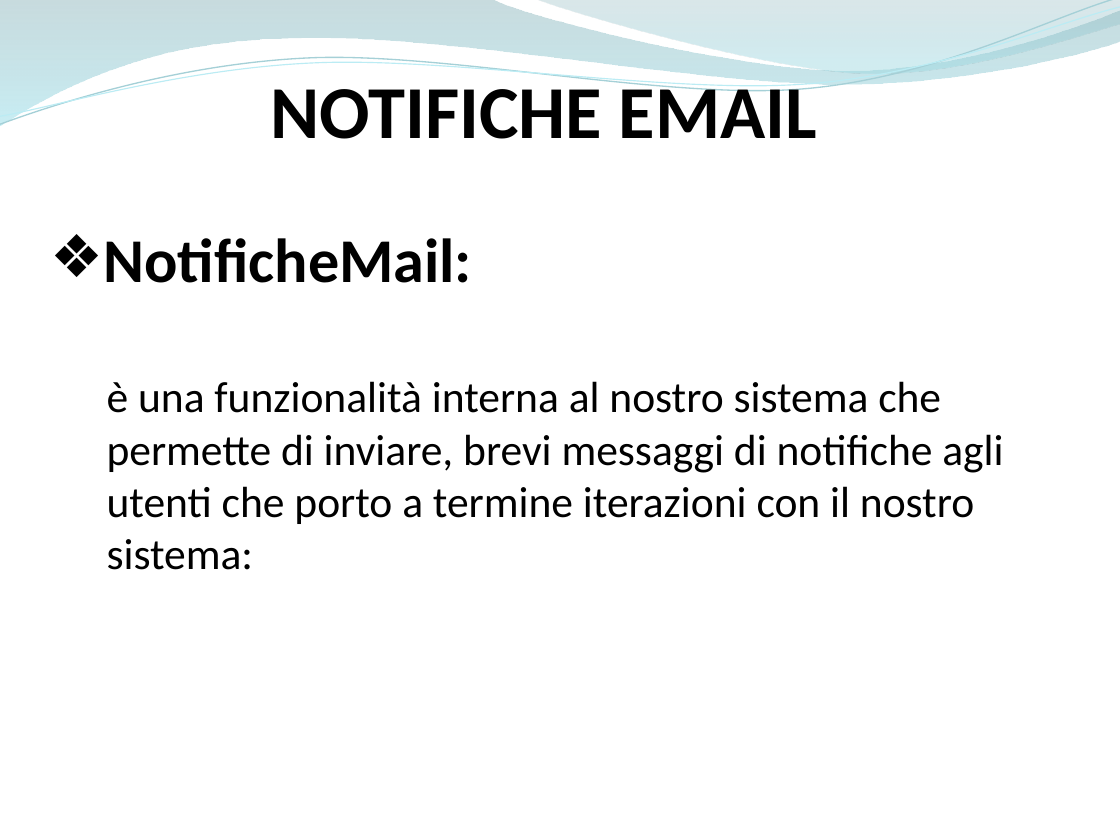
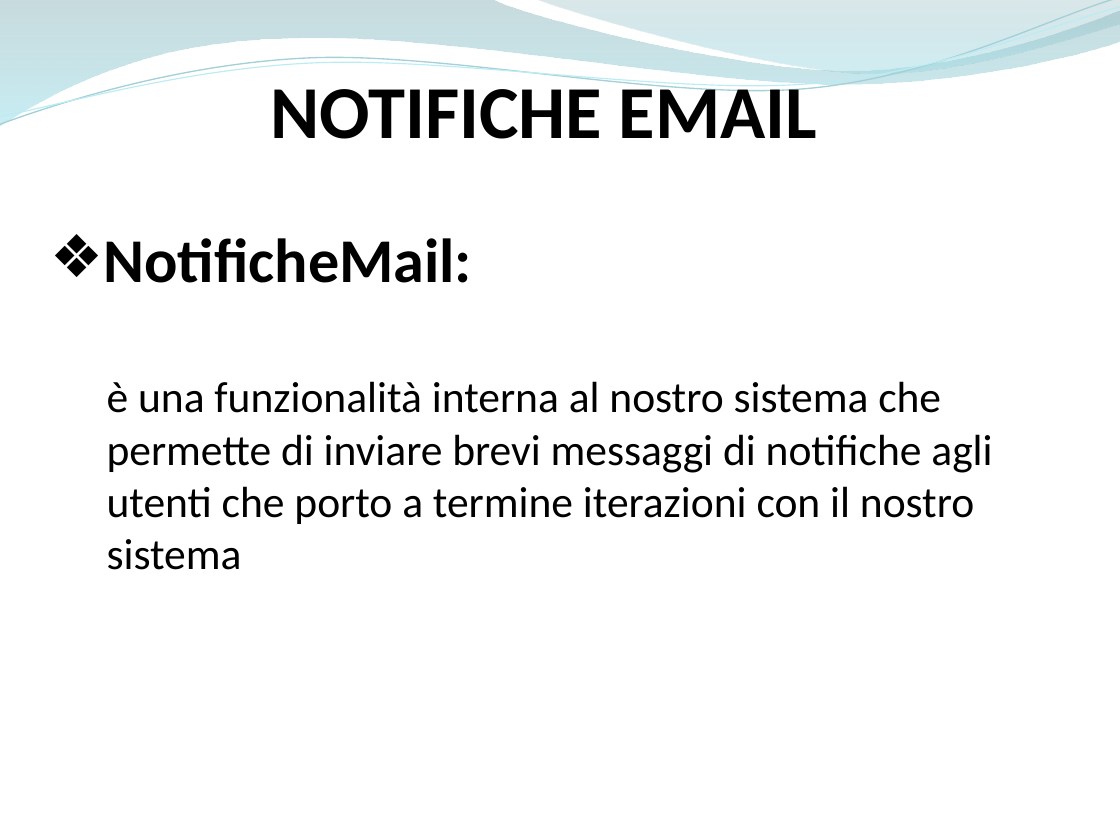
Before and after one commit to ammirate/at-silo, a slide deck: slide 1 of Presentazione/Atsilo1/Bottiglieri/Atsilo_A_GianfrancoB.pptx. Drawn at 1120x840 pixels with LibreOffice and Linux fonts; fonts in the diff are those of the drawing. Boxes give left, top, right and bottom in pixels: in the first picture for what was removed or moved away, otherwise in the second. Text is boxed around its words. In the diff, an @@ line names an element or a change of style, - is before the commit and + after.

```diff
--- a/Presentazione/Atsilo1/Bottiglieri/Atsilo_A_GianfrancoB.pptx
+++ b/Presentazione/Atsilo1/Bottiglieri/Atsilo_A_GianfrancoB.pptx
@@ text at (107, 381, 992, 570): text changed @@
-  è una funzionalità interna al nostro sistema che permette di inviare, brevi messaggi di notifiche agli utenti che porto a termine iterazioni con il nostro sistema:
+  è una funzionalità interna al nostro sistema che permette di inviare brevi messaggi di notifiche agli utenti che porto a termine iterazioni con il nostro sistema
```
Also in this commit, not shown: 6 other slides changed, 1 other file.
